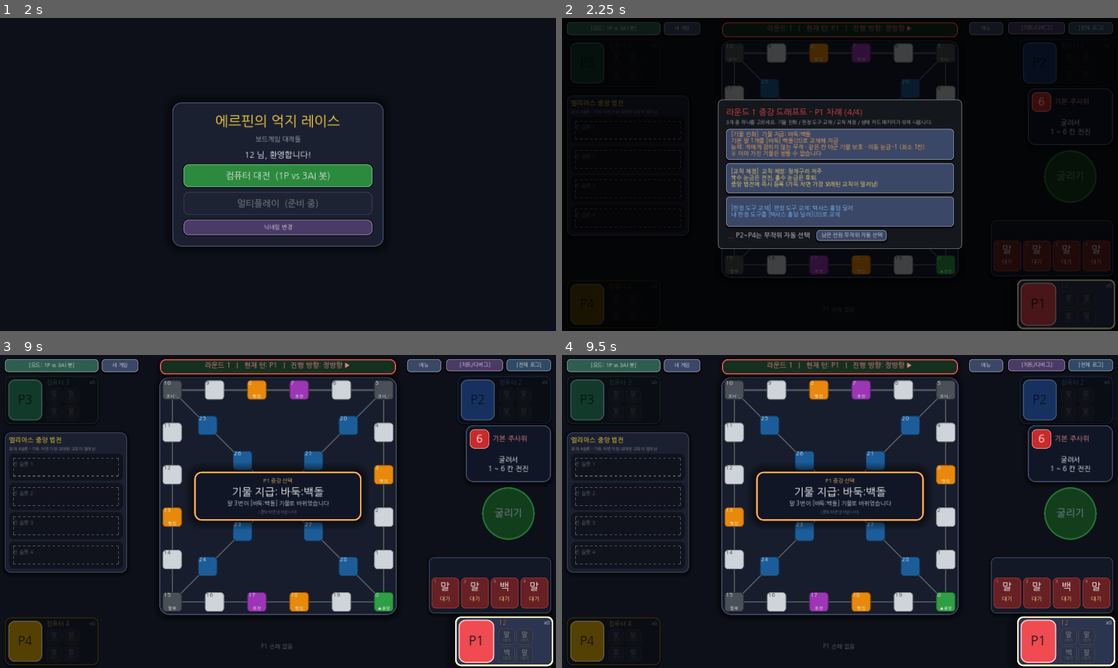
Above: before the commit, frames 1-4 (two rows, left to right).
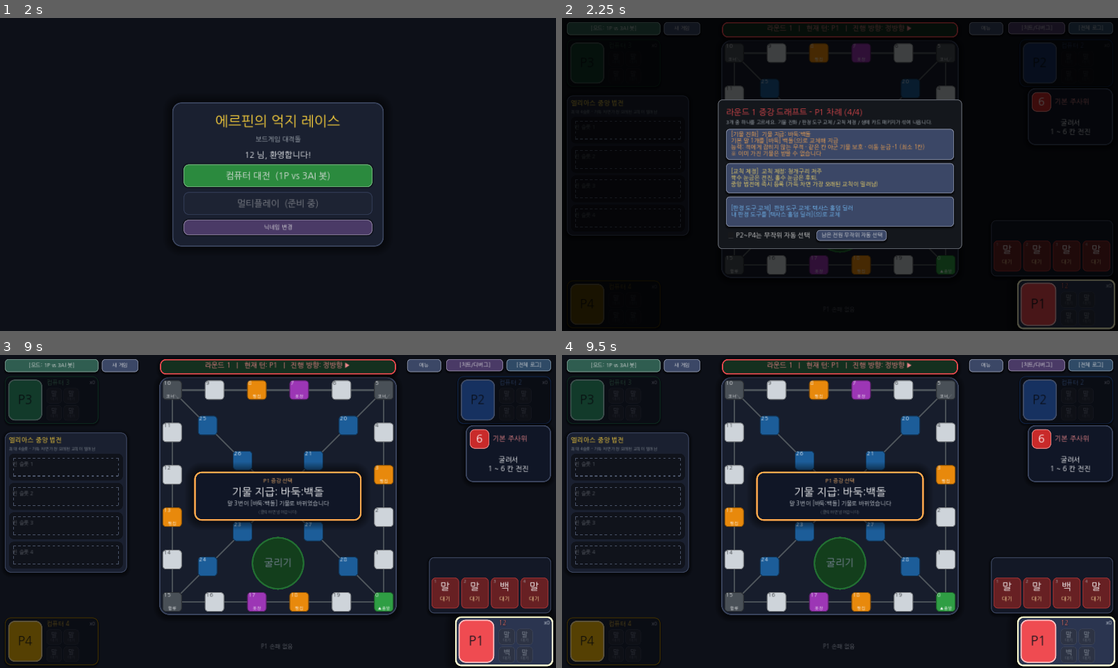
Above: after the commit, the same moments.

Repository: mayjohn66-cmd/TRG
Game: Godot game, scene res://scenes/start_menu.tscn
Same seed, same stepped clock (60 frames per second), same inputs: the game is played once before the commit and once after it.
Inputs (mouse positions are in pixels of both pictures, inside the frame that each line leads up to):
- Up to frame 1 (2 s): click (278, 180) at 0.52 s; type "12" at 0.6 s; click "확인" at 1.25 s
- Up to frame 2 (2.25 s): click "컴퓨터 대전 (1P vs 3AI 봇)" at 2 s
- Up to frame 3 (9 s): click "새 게임" at 2.75 s; click "새 게임" at 3.5 s; click "[모드: 1P vs 3AI 봇]" at 4.25 s; click "[모드: 1P vs 3AI 봇]" at 5 s; click "메뉴" at 5.75 s; click "[치트/디버그]" at 6.5 s; click "[전체 로그]" at 7.25 s; click "[기물 진화] 기물 지급: 바둑:백돌 기본 말 1개를…" at 8 s; click "[교칙 제정] 교칙 제정: 청개구리 저주 짝수 눈금은…" at 8.75 s
- Up to frame 4 (9.5 s): no input

Frame 1 is identical in both runs. In frame 2, 0.2% of the frame differs, in the area x 48-97%, y 42-75%; in frame 3, 2.5%, in the area x 45-97%, y 42-76%; in frame 4, 2.5%.

Commit message:
굴림 조작을 보드 안쪽 아래로 이동: 룰렛은 원판을 잡아 돌리고 러시안 룰렛은 리볼버 방아쇠를 당긴다
Co-Authored-By: Claude Sonnet 5.5 <noreply@anthropic.com>
Claude-Session: https://claude.ai/code/session_01HvvTBBGdmqrXHkL2GAw3GJ

Diff:
--- a/scenes/main_board.gd
+++ b/scenes/main_board.gd
@@ -244,6 +244,7 @@
 var _law_panel: PanelContainer = null
 var _plate: Panel = null
 var _action_row: HFlowContainer = null
+var _roll_pad: RollPad = null
 
 var _choice_overlay: Control = null
 var _draft_overlay: Control = null
@@ -418,6 +419,7 @@
 	_bot.set_enabled(ai_mode)
 	_stop_charge()
 	_presenter.cancel()
+	_roll_pad.reset_revolver()
 	_announcer.cancel()
 	_cancel_card_drag()
 	_cancel_aim()
@@ -518,8 +520,8 @@
 func _register_layout() -> void:
 	_layout_entries.clear()
 	var left: Array = [_law_panel, _mode_toggle, _new_game_button]
-	var center: Array = [_ribbon, _board_layer, _pawn_layer, _dock, _dock_tabs, _drop_zone, _aim_layer, _pick_banner, _pick_cancel]
-	var right: Array = [_tool_board, _roll_button, _action_row, _pawn_bar, _power_bar, _power_label, _menu_button, _debug_toggle, _log_toggle, _debug_box, _log_panel]
+	var center: Array = [_ribbon, _board_layer, _pawn_layer, _dock, _dock_tabs, _drop_zone, _aim_layer, _pick_banner, _pick_cancel, _roll_button, _roll_pad, _power_bar, _power_label]
+	var right: Array = [_tool_board, _action_row, _pawn_bar, _menu_button, _debug_toggle, _log_toggle, _debug_box, _log_panel]
 	for index: int in PLAYER_IDS.size():
 		var player_id: int = PLAYER_IDS[index]
 		var panel: Control = _profiles[player_id]["panel"]
@@ -557,7 +559,7 @@
 	if _announcer != null:
 		_announcer.center = _board_center()
 	if _presenter != null:
-		_presenter.center = _board_center() - Vector2(0, 38)
+		_presenter.center = _board_center() + Vector2(0, 40)
 
 
 ## 보드 한가운데의 화면 좌표 (창 비율 오프셋 포함).
@@ -819,17 +821,23 @@
 ## 우측 중앙의 큼직한 둥근 [굴리기] 버튼(모두의 마블 방식)과 그 아래의 멈추기·개입 패스·폭탄 떠넘기기 버튼.
 func _build_action_bar() -> void:
 	_roll_button = _make_button("굴리기", _on_roll_pressed, 24, Color("2b8a3e"), 60)
-	_roll_button.position = Vector2(1184, 324)
+	_roll_button.position = Vector2(618, 446)
 	_roll_button.size = Vector2(130, 130)
 	_roll_button.custom_minimum_size = Vector2(130, 130)
 	_apply_round_button_style(_roll_button, Color("2b8a3e"))
-	_roll_button.tooltip_text = "주사위/윷/친치로는 꾹 눌러 파워 게이지를 채우고 손을 떼면 굴러갑니다 (R / Space 키도 동일)"
+	_roll_button.tooltip_text = "꾹 눌러 파워 게이지를 채우고 손을 떼면 굴러갑니다 (R / Space 키도 동일)"
 	_roll_button.button_down.connect(_begin_charge.bind(false))
 	_roll_button.button_up.connect(_on_roll_button_up)
 	add_child(_roll_button)
+	# 룰렛(원판을 잡고 돌리기)과 러시안 룰렛(방아쇠 당기기)은 굴리기 버튼 대신 같은 자리의 직접 조작 패드를 쓴다.
+	_roll_pad = RollPad.new()
+	_roll_pad.position = Vector2(583, 414)
+	_roll_pad.spin_released.connect(_on_pad_spin_released)
+	_roll_pad.trigger_pulled.connect(_on_pad_trigger_pulled)
+	add_child(_roll_pad)
 	var action_row := HFlowContainer.new()
 	_action_row = action_row
-	action_row.position = Vector2(1134, 464)
+	action_row.position = Vector2(1134, 330)
 	action_row.size = Vector2(220, 30)
 	action_row.alignment = FlowContainer.ALIGNMENT_CENTER
 	action_row.add_theme_constant_override("h_separation", 6)
@@ -2164,6 +2172,7 @@
 	var over: bool = manager.is_game_over
 	var can_roll: bool = not over and (current_phase == TurnManager.State.PHASE_TURN_BEGIN or current_phase == TurnManager.State.PHASE_ROLL_WAIT)
 	_roll_button.disabled = not can_roll or _tile_pick_active or _ui_busy() or manager.stack_offer_pending() or _is_bot_turn()
+	_refresh_roll_pad()
 	var can_stop: bool = not over and tool.has_pending_state() and current_phase == TurnManager.State.PHASE_ROLL_WAIT
 	if tool is ToolRussianRoulette:
 		# 러시안 룰렛: [방아쇠 당기기]와 [멈추고 N칸 이동 확정]을 한 세트로 상시 노출한다. 1발도 못 당겼으면 멈추기는 비활성(회색)이고,
@@ -2195,6 +2204,42 @@
 	var tool_index: int = ToolRegistry.ALL_IDS.find(tool.tool_id)
 	if tool_index != -1:
 		_tool_option.select(tool_index)
+
+
+## 내 판정 도구에 맞는 굴림 위젯을 보여 준다: 룰렛은 잡아 돌리는 원판, 러시안 룰렛은 리볼버, 나머지는 둥근 굴리기 버튼.
+func _refresh_roll_pad() -> void:
+	var owner_tool: BaseJudgmentTool = state.tools[_dock_owner()]
+	var wanted: RollPad.Kind = RollPad.Kind.NONE
+	if owner_tool is ToolLifeRoulette:
+		wanted = RollPad.Kind.ROULETTE
+	elif owner_tool is ToolRussianRoulette:
+		wanted = RollPad.Kind.REVOLVER
+	_roll_pad.instant = instant_roll_for_test
+	if _roll_pad.kind != wanted:
+		_roll_pad.set_kind(wanted)
+	_roll_button.visible = wanted == RollPad.Kind.NONE
+	_roll_pad.set_enabled(not _roll_button.disabled)
+	if wanted == RollPad.Kind.REVOLVER and not _roll_pad.active and not owner_tool.has_pending_state():
+		_roll_pad.reset_revolver()
+
+
+## 룰렛 원판을 돌려 놓았다: 돌린 속도가 연출 세기가 되고 굴림은 평소처럼 엔진이 정한다.
+func _on_pad_spin_released(power: float) -> void:
+	_roll_with_power(power)
+
+
+func _on_pad_trigger_pulled() -> void:
+	_roll_with_power(0.5)
+
+
+func _roll_with_power(power: float) -> void:
+	_pending_power = power
+	if manager.is_game_over or _roll_button.disabled or _ui_busy() or _is_bot_turn():
+		return
+	if manager.current_state == TurnManager.State.PHASE_TURN_BEGIN:
+		_act(&"proceed")
+	if manager.current_state == TurnManager.State.PHASE_ROLL_WAIT:
+		_act(&"roll")
 
 
 func _hint_text(current_phase: TurnManager.State, tool: BaseJudgmentTool) -> String:
@@ -3187,8 +3232,8 @@
 ## 파워 게이지(굴림 버튼 위)와 판정 도구 연출기를 만든다.
 func _build_roll_fx() -> void:
 	_power_bar = ProgressBar.new()
-	_power_bar.position = Vector2(1144, 448)
-	_power_bar.size = Vector2(210, 14)
+	_power_bar.position = Vector2(623, 426)
+	_power_bar.size = Vector2(120, 12)
 	_power_bar.min_value = 0.0
 	_power_bar.max_value = 100.0
 	_power_bar.show_percentage = false
@@ -3198,8 +3243,8 @@
 	_power_bar.add_theme_stylebox_override("fill", _style(Color("51cf66"), Color("fff3bf"), 2, 7, 0, 0))
 	add_child(_power_bar)
 	_power_label = _make_label("POWER 0%", 12, Color("fff3bf"))
-	_power_label.position = Vector2(1144, 446)
-	_power_label.size = Vector2(210, 18)
+	_power_label.position = Vector2(623, 408)
+	_power_label.size = Vector2(120, 16)
 	_power_label.z_index = 2
 	_power_label.horizontal_alignment = HORIZONTAL_ALIGNMENT_CENTER
 	_power_label.visible = false
@@ -3218,6 +3263,29 @@
 	var result: Dictionary = data["result"]
 	var tool_id: StringName = result["tool_id"]
 	_presenter.instant = instant_roll_for_test
+	var details: Dictionary = result["details"]
+	var on_pad: bool = int(data["player_id"]) == _dock_owner() and ((tool_id == &"LIFE_ROULETTE" and _roll_pad.kind == RollPad.Kind.ROULETTE) or (tool_id == &"REVOLVER" and _roll_pad.kind == RollPad.Kind.REVOLVER))
+	if on_pad and not instant_roll_for_test:
+		var pad_generation: int = _fx_generation
+		_fx_serial += 1
+		var pad_serial: int = _fx_serial
+		_fx_busy = true
+		_refresh_controls()
+		if tool_id == &"LIFE_ROULETTE":
+			await _roll_pad.play_spin(int(details["face"]), _pending_power)
+		else:
+			await _roll_pad.play_trigger(bool(details["fired"]), int(details.get("accumulated", 0)))
+		if pad_generation != _fx_generation or pad_serial != _fx_serial:
+			return
+		_fx_busy = false
+		_reveal_roll(data)
+		_refresh_all()
+		return
+	if on_pad:
+		if tool_id == &"LIFE_ROULETTE":
+			_roll_pad.play_spin(int(details["face"]), _pending_power)
+		else:
+			_roll_pad.play_trigger(bool(details["fired"]), int(details.get("accumulated", 0)))
 	if instant_roll_for_test or not RollPresenter.supports(tool_id):
 		_reveal_roll(data)
 		return
--- /dev/null
+++ b/scenes/roll_pad.gd
@@ -0,0 +1,293 @@
+# File: res://scenes/roll_pad.gd
+# Class: class_name RollPad
+# Role: 보드 아래쪽(17·18번 타일 위)에 놓이는 직접 조작 굴림 패드. 인생게임 룰렛은 원판을 잡고 돌려 던지고, 러시안 룰렛은 리볼버의 방아쇠를 당긴다. 조작과 연출만 담당하며 눈금은 엔진 결과를 그대로 보여 준다
+class_name RollPad
+extends Control
+
+## 룰렛을 놓았다. power는 0~1 (돌린 속도).
+signal spin_released(power: float)
+## 방아쇠를 당겼다.
+signal trigger_pulled
+## 룰렛/리볼버 연출이 끝났다.
+signal finished
+
+enum Kind { NONE, ROULETTE, REVOLVER }
+
+const WHEEL_SIZE: float = 140.0
+## 이 속도(rad/s) 이상으로 돌려야 던진 것으로 친다. 이보다 느리게 놓으면 안내만 뜬다.
+const MIN_FLING_SPEED: float = 3.0
+const MAX_FLING_SPEED: float = 20.0
+const TAP_MAX_TRAVEL: float = 8.0
+const TAP_MAX_SECONDS: float = 0.35
+const SPIN_MIN_SECONDS: float = 1.1
+const SPIN_MAX_SECONDS: float = 2.2
+
+var kind: Kind = Kind.NONE
+var enabled: bool = true
+## 연출을 건너뛴다 (헤드리스 테스트).
+var instant: bool = false
+var active: bool = false
+var last_face: int = 0
+
+var _wheel: RollPresenter.WheelView = null
+var _face_label: Label = null
+var _hint_label: Label = null
+var _gun: GunView = null
+
+var _dragging: bool = false
+var _press_pos: Vector2 = Vector2.ZERO
+var _press_time: float = 0.0
+var _last_angle: float = 0.0
+var _last_move_msec: int = 0
+var _velocity: float = 0.0
+var _travel: float = 0.0
+var _tween: Tween = null
+
+
+## 리볼버 옆모습: 총열·약실(6발)·손잡이·방아쇠를 그린다. chambers[i]가 true면 빈 총을 당겨 비운 약실이다.
+class GunView extends Control:
+	var chambers: Array[bool] = [false, false, false, false, false, false]
+	var cylinder_angle: float = 0.0
+	var flash: Color = Color(0, 0, 0, 0)
+	var trigger_down: float = 0.0
+
+	func _init() -> void:
+		custom_minimum_size = Vector2(190, 120)
+		mouse_filter = Control.MOUSE_FILTER_IGNORE
+
+	func _draw() -> void:
+		var steel: Color = Color("868e96")
+		var dark: Color = Color("495057")
+		# 총열
+		draw_rect(Rect2(Vector2(8, 22), Vector2(120, 22)), steel, true)
+		draw_rect(Rect2(Vector2(8, 22), Vector2(120, 22)), dark, false, 2.0)
+		draw_rect(Rect2(Vector2(2, 18), Vector2(10, 8)), dark, true)
+		# 몸통과 손잡이
+		draw_rect(Rect2(Vector2(110, 20), Vector2(70, 40)), steel, true)
+		draw_rect(Rect2(Vector2(110, 20), Vector2(70, 40)), dark, false, 2.0)
+		draw_colored_polygon(PackedVector2Array([Vector2(138, 58), Vector2(182, 58), Vector2(172, 112), Vector2(128, 112)]), Color("5c3b1e"))
+		# 방아쇠 (당기면 안쪽으로 눌린다)
+		draw_rect(Rect2(Vector2(124 + trigger_down * 6.0, 60), Vector2(10, 22)), Color("e03131"), true)
+		# 약실 (6발)
+		var center: Vector2 = Vector2(96, 40)
+		draw_circle(center, 30.0, dark)
+		draw_circle(center, 27.0, Color("adb5bd"))
+		for index: int in 6:
+			var angle: float = cylinder_angle + TAU * float(index) / 6.0 - PI / 2.0
+			var spot: Vector2 = center + Vector2(cos(angle), sin(angle)) * 16.0
+			draw_circle(spot, 7.0, Color("212529") if not chambers[index] else Color("e9ecef"))
+			if chambers[index]:
+				draw_line(spot - Vector2(4, 4), spot + Vector2(4, 4), Color("868e96"), 2.0)
+				draw_line(spot - Vector2(4, -4), spot + Vector2(4, -4), Color("868e96"), 2.0)
+		draw_circle(center, 5.0, dark)
+		if flash.a > 0.0:
+			draw_circle(Vector2(6, 33), 18.0 * flash.a + 6.0, flash)
+
+
+func _ready() -> void:
+	mouse_filter = Control.MOUSE_FILTER_STOP
+	size = Vector2(200, 170)
+	custom_minimum_size = size
+	_wheel = RollPresenter.WheelView.new()
+	_wheel.custom_minimum_size = Vector2(WHEEL_SIZE, WHEEL_SIZE)
+	_wheel.size = Vector2(WHEEL_SIZE, WHEEL_SIZE)
+	_wheel.position = Vector2((size.x - WHEEL_SIZE) / 2.0, 6.0)
+	_wheel.pivot_offset = _wheel.size / 2.0
+	_wheel.visible = false
+	add_child(_wheel)
+	_face_label = Label.new()
+	_face_label.add_theme_font_size_override("font_size", 38)
+	_face_label.add_theme_color_override("font_color", Color("ffd43b"))
+	_face_label.add_theme_constant_override("outline_size", 8)
+	_face_label.add_theme_color_override("font_outline_color", Color("0d1018"))
+	_face_label.horizontal_alignment = HORIZONTAL_ALIGNMENT_CENTER
+	_face_label.vertical_alignment = VERTICAL_ALIGNMENT_CENTER
+	_face_label.size = Vector2(70, 50)
+	_face_label.position = _wheel.position + (_wheel.size - _face_label.size) / 2.0
+	_face_label.mouse_filter = Control.MOUSE_FILTER_IGNORE
+	_face_label.visible = false
+	add_child(_face_label)
+	_gun = GunView.new()
+	_gun.position = Vector2((size.x - 190.0) / 2.0, 26.0)
+	_gun.visible = false
+	add_child(_gun)
+	_hint_label = Label.new()
+	_hint_label.add_theme_font_size_override("font_size", 13)
+	_hint_label.add_theme_color_override("font_color", Color("fff3bf"))
+	_hint_label.add_theme_constant_override("outline_size", 4)
+	_hint_label.add_theme_color_override("font_outline_color", Color("0d1018"))
+	_hint_label.horizontal_alignment = HORIZONTAL_ALIGNMENT_CENTER
+	_hint_label.size = Vector2(size.x, 20)
+	_hint_label.position = Vector2(0, size.y - 22.0)
+	_hint_label.mouse_filter = Control.MOUSE_FILTER_IGNORE
+	add_child(_hint_label)
+	set_kind(Kind.NONE)
+
+
+## 어떤 패드를 보여 줄지 정한다 (NONE이면 숨김: 일반 굴리기 버튼이 대신 보인다).
+func set_kind(value: Kind) -> void:
+	kind = value
+	visible = value != Kind.NONE
+	if _wheel == null:
+		return
+	_wheel.visible = value == Kind.ROULETTE
+	_face_label.visible = value == Kind.ROULETTE
+	_gun.visible = value == Kind.REVOLVER
+	match value:
+		Kind.ROULETTE: _hint_label.text = "원판을 잡고 빙글 돌려 놓으세요"
+		Kind.REVOLVER: _hint_label.text = "방아쇠를 당기세요"
+		_: _hint_label.text = ""
+
+
+func set_enabled(value: bool) -> void:
+	enabled = value
+	modulate = Color.WHITE if value else Color(0.55, 0.55, 0.6, 0.85)
+
+
+## 리볼버 약실 표시를 새 판처럼 비운다 (턴이 끝났을 때).
+func reset_revolver() -> void:
+	if _gun == null:
+		return
+	for index: int in 6:
+		_gun.chambers[index] = false
+	_gun.cylinder_angle = 0.0
+	_gun.queue_redraw()
+
+
+func _gui_input(event: InputEvent) -> void:
+	if kind == Kind.NONE or not enabled or active:
+		return
+	var button: InputEventMouseButton = event as InputEventMouseButton
+	if kind == Kind.REVOLVER:
+		if button != null and button.pressed and button.button_index == MOUSE_BUTTON_LEFT:
+			accept_event()
+			trigger_pulled.emit()
+		return
+	var center: Vector2 = _wheel.position + _wheel.size / 2.0
+	if button != null and button.button_index == MOUSE_BUTTON_LEFT:
+		if button.pressed:
+			if button.position.distance_to(center) > WHEEL_SIZE / 2.0 + 14.0:
+				return
+			accept_event()
+			_dragging = true
+			_press_pos = button.position
+			_press_time = Time.get_ticks_msec() / 1000.0
+			_last_angle = (button.position - center).angle()
+			_last_move_msec = Time.get_ticks_msec()
+			_velocity = 0.0
+			_travel = 0.0
+		elif _dragging:
+			accept_event()
+			_release_wheel(button.position)
+		return
+	var motion: InputEventMouseMotion = event as InputEventMouseMotion
+	if motion != null and _dragging:
+		accept_event()
+		_drag_to(motion.position, center)
+
+
+func _drag_to(pointer: Vector2, center: Vector2) -> void:
+	var angle: float = (pointer - center).angle()
+	var delta: float = wrapf(angle - _last_angle, -PI, PI)
+	var now: int = Time.get_ticks_msec()
+	var seconds: float = maxf(float(now - _last_move_msec) / 1000.0, 0.001)
+	_velocity = lerpf(_velocity, delta / seconds, 0.5)
+	_last_angle = angle
+	_last_move_msec = now
+	_travel += pointer.distance_to(_press_pos) if _travel == 0.0 else 0.0
+	_wheel.angle -= delta
+	_wheel.queue_redraw()
+	_show_face_under_needle()
+
+
+## 손을 뗐다: 충분히 빠르게 돌렸거나 가볍게 톡 쳤으면 던진 것으로 친다.
+func _release_wheel(pointer: Vector2) -> void:
+	_dragging = false
+	var held: float = Time.get_ticks_msec() / 1000.0 - _press_time
+	var speed: float = absf(_velocity)
+	# 손가락을 멈췄다 떼면 속도가 식은 것으로 본다 (마지막 움직임이 오래됐으면 0)
+	if Time.get_ticks_msec() - _last_move_msec > 120:
+		speed = 0.0
+	var tapped: bool = pointer.distance_to(_press_pos) <= TAP_MAX_TRAVEL and held <= TAP_MAX_SECONDS
+	if speed >= MIN_FLING_SPEED:
+		spin_released.emit(clampf((speed - MIN_FLING_SPEED) / (MAX_FLING_SPEED - MIN_FLING_SPEED), 0.0, 1.0))
+	elif tapped:
+		spin_released.emit(0.5)
+	else:
+		_hint_label.text = "더 세게 돌려 주세요!"
+		get_tree().create_timer(1.2).timeout.connect(func() -> void:
+			if kind == Kind.ROULETTE and not active:
+				_hint_label.text = "원판을 잡고 빙글 돌려 놓으세요")
+
+
+func _show_face_under_needle() -> void:
+	var step: float = TAU / 10.0
+	var index: int = posmod(int(roundf(_wheel.angle / step)), 10)
+	_face_label.text = str(index + 1)
+
+
+## 엔진이 정한 눈금(face 1~10)으로 원판이 감속하며 멈춘다. power(0~1)가 클수록 오래·많이 돈다.
+func play_spin(face: int, power: float) -> void:
+	last_face = face
+	if instant or not is_inside_tree():
+		_wheel.angle = float(face - 1) * TAU / 10.0
+		_wheel.queue_redraw()
+		_face_label.text = str(face)
+		return
+	active = true
+	if _tween != null and _tween.is_valid():
+		_tween.kill()
+	var step: float = TAU / 10.0
+	var start_index: float = _wheel.angle / step
+	var extra: float = 20.0 + clampf(power, 0.0, 1.0) * 30.0
+	var target_index: float = ceilf(start_index + extra)
+	while posmod(int(target_index), 10) != posmod(face - 1, 10):
+		target_index += 1.0
+	var seconds: float = lerpf(SPIN_MIN_SECONDS, SPIN_MAX_SECONDS, clampf(power, 0.0, 1.0))
+	_tween = create_tween()
+	_tween.tween_method(func(value: float) -> void:
+		_wheel.angle = value * step
+		_wheel.queue_redraw()
+		_show_face_under_needle(), start_index, target_index, seconds).set_trans(Tween.TRANS_QUART).set_ease(Tween.EASE_OUT)
+	await _tween.finished
+	_face_label.text = str(face)
+	_face_label.pivot_offset = _face_label.size / 2.0
+	var punch: Tween = create_tween()
+	_face_label.scale = Vector2(1.5, 1.5)
+	punch.tween_property(_face_label, "scale", Vector2.ONE, 0.2)
+	await punch.finished
+	active = false
+	finished.emit()
+
+
+## 리볼버 연출: 빈 총이면 약실이 한 칸 돌고 철컥, 실탄이면 총구에서 번쩍 한다.
+func play_trigger(fired: bool, accumulated: int) -> void:
+	if instant or not is_inside_tree():
+		if fired:
+			reset_revolver()
+		return
+	active = true
+	var pull: Tween = create_tween()
+	pull.tween_property(_gun, "trigger_down", 1.0, 0.08)
+	pull.tween_property(_gun, "trigger_down", 0.0, 0.12)
+	pull.parallel().tween_method(func(_v: float) -> void: _gun.queue_redraw(), 0.0, 1.0, 0.2)
+	await pull.finished
+	if fired:
+		_gun.flash = Color("ff6b6b")
+		_gun.queue_redraw()
+		var boom: Tween = create_tween()
+		boom.tween_method(func(value: float) -> void:
+			_gun.flash.a = value
+			_gun.queue_redraw(), 1.0, 0.0, 0.5)
+		await boom.finished
+		reset_revolver()
+	else:
+		var index: int = clampi(accumulated / ToolRussianRoulette.STEPS_PER_EMPTY - 1, 0, 5)
+		_gun.chambers[index] = true
+		var spin: Tween = create_tween()
+		spin.tween_method(func(value: float) -> void:
+			_gun.cylinder_angle = value
+			_gun.queue_redraw(), _gun.cylinder_angle, _gun.cylinder_angle + TAU / 6.0, 0.18)
+		await spin.finished
+	active = false
+	finished.emit()
--- a/tests/ui_fx_test.gd
+++ b/tests/ui_fx_test.gd
@@ -48,6 +48,7 @@
 	await _test_instant_flag()
 	await _test_announcer()
 	await _test_aspect_layout()
+	await _test_roll_pad()
 	await _test_hud_overhaul()
 	await _test_bot_pacing()
 	if _failures.is_empty():
@@ -243,6 +244,62 @@
 	_board.instant_roll_for_test = false
 
 
+## 룰렛은 원판을 잡고 돌리는 패드, 러시안 룰렛은 방아쇠 패드, 나머지는 둥근 굴리기 버튼. 패드 조작이 엔진 굴림으로 이어지고 원판은 엔진 눈금에 멈춘다.
+func _test_roll_pad() -> void:
+	var manager: TurnManager = _board.manager
+	var pad: RollPad = _board._roll_pad
+	_board.instant_roll_for_test = true
+	_board._announcer.cancel()
+	var guard: int = 0
+	while not (manager.current_state == TurnManager.State.PHASE_TURN_BEGIN) and guard < 400:
+		guard += 1
+		manager.force_timeout()
+		await process_frame
+	var current: int = manager.current_player_id()
+	manager.state.tools[current] = ToolRegistry.create(&"D6")
+	_board._refresh_controls()
+	_expect(pad.kind == RollPad.Kind.NONE and _board._roll_button.visible and not pad.visible, "주사위는 둥근 굴리기 버튼")
+	_expect(_board._roll_button.position.y > 400.0 and absf(_board._roll_button.position.x + 65.0 - 683.0) < 1.0, "굴리기 버튼은 보드 아래쪽(17·18번 위) 가운데")
+	manager.state.tools[current] = ToolRegistry.create(&"LIFE_ROULETTE")
+	_board._refresh_controls()
+	_expect(pad.kind == RollPad.Kind.ROULETTE and pad.visible and not _board._roll_button.visible, "룰렛은 원판 패드")
+	var faces: Array[int] = []
+	manager.event_received.connect(func(kind: StringName, data: Dictionary) -> void:
+		if kind == &"roll_resolved":
+			faces.append(int((data["result"] as Dictionary)["details"].get("face", -1))))
+	var center: Vector2 = pad._wheel.position + pad._wheel.size / 2.0
+	var press := InputEventMouseButton.new()
+	press.button_index = MOUSE_BUTTON_LEFT
+	press.pressed = true
+	press.position = center
+	pad._gui_input(press)
+	var release := InputEventMouseButton.new()
+	release.button_index = MOUSE_BUTTON_LEFT
+	release.pressed = false
+	release.position = center
+	pad._gui_input(release)
+	_expect(faces.size() == 1 and pad.last_face == faces[0], "원판을 톡 치면 굴러가고 원판은 엔진 눈금에 멈춘다 (%s / %d)" % [str(faces), pad.last_face])
+	# 느리게 천천히 문지르기만 하면 던진 것이 아니다
+	manager.force_timeout()
+	guard = 0
+	while not (manager.current_state == TurnManager.State.PHASE_TURN_BEGIN) and guard < 400:
+		guard += 1
+		manager.force_timeout()
+		await process_frame
+	current = manager.current_player_id()
+	manager.state.tools[current] = ToolRegistry.create(&"REVOLVER")
+	_board._refresh_controls()
+	_expect(pad.kind == RollPad.Kind.REVOLVER and pad._gun.visible and not pad._wheel.visible, "러시안 룰렛은 리볼버 패드")
+	var before: int = faces.size()
+	var shots: Array = []
+	manager.event_received.connect(func(kind: StringName, data: Dictionary) -> void:
+		if kind == &"roll_resolved" and (data["result"] as Dictionary)["tool_id"] == &"REVOLVER":
+			shots.append(data["result"]))
+	pad.trigger_pulled.emit()
+	_expect(shots.size() == 1, "방아쇠를 당기면 엔진이 굴린다")
+	_board.instant_roll_for_test = false
+
+
 ## 창 비율 대응: 넓은 창이면 오른쪽 묶음은 오른쪽 끝으로, 보드는 가운데로, 왼쪽은 그대로. 높은 창이면 모두 세로 가운데로.
 func _test_aspect_layout() -> void:
 	var board: MainBoard = _board
--- a/tests/ui_screenshot.gd
+++ b/tests/ui_screenshot.gd
@@ -103,6 +103,15 @@
 			_board._aim_origin = Vector2(600, 400)
 			_board._aim_dragging = true
 			_board._aim_update(Vector2(600, 520))
+		"life":
+			_finish_draft()
+			_board._announcer.cancel()
+			state.tools[1] = ToolRegistry.create(&"LIFE_ROULETTE")
+			_board._refresh_all()
+		"dice":
+			_finish_draft()
+			_board._announcer.cancel()
+			_board._refresh_all()
 		"tilepick":
 			_finish_draft()
 			_board.state.give_card(1, &"TRP_03")
Not shown, changed: docs/EDGE_CASE_SPEC.md
Not shown, changed: docs/GDD_TDD_Master.md
